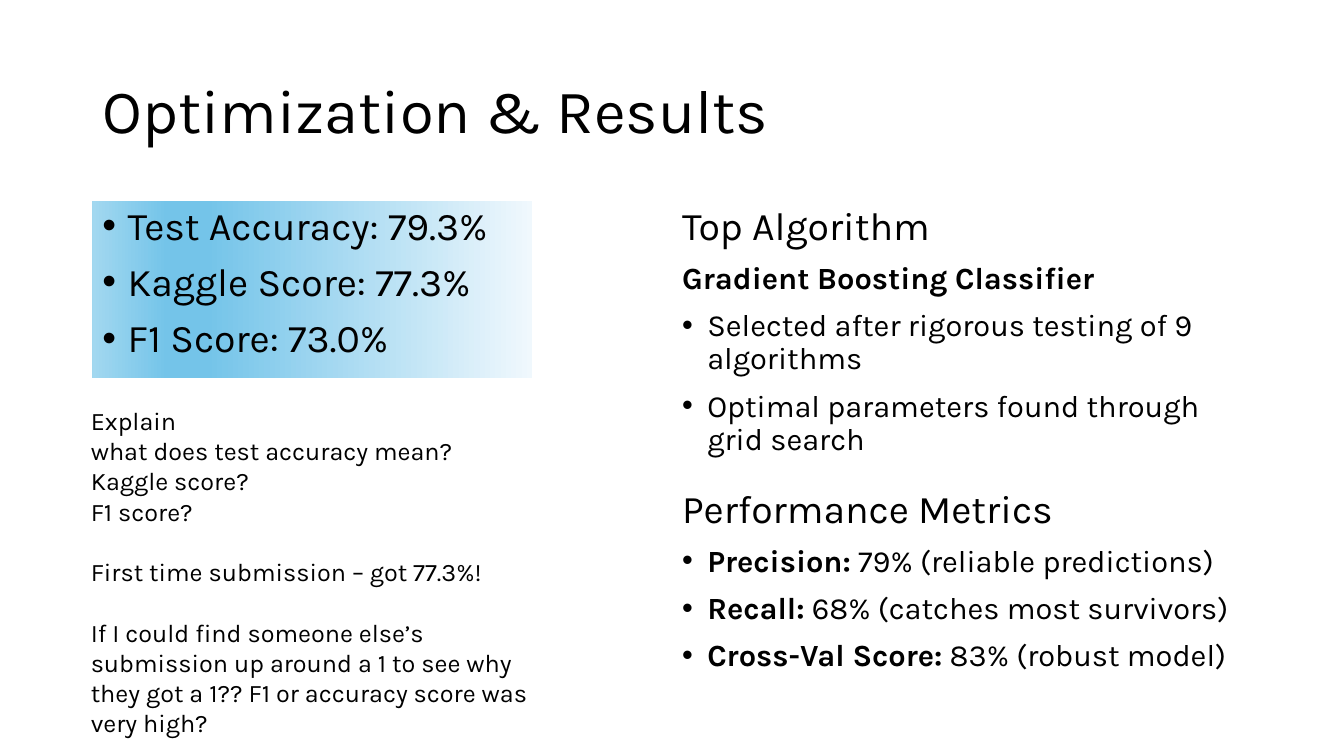
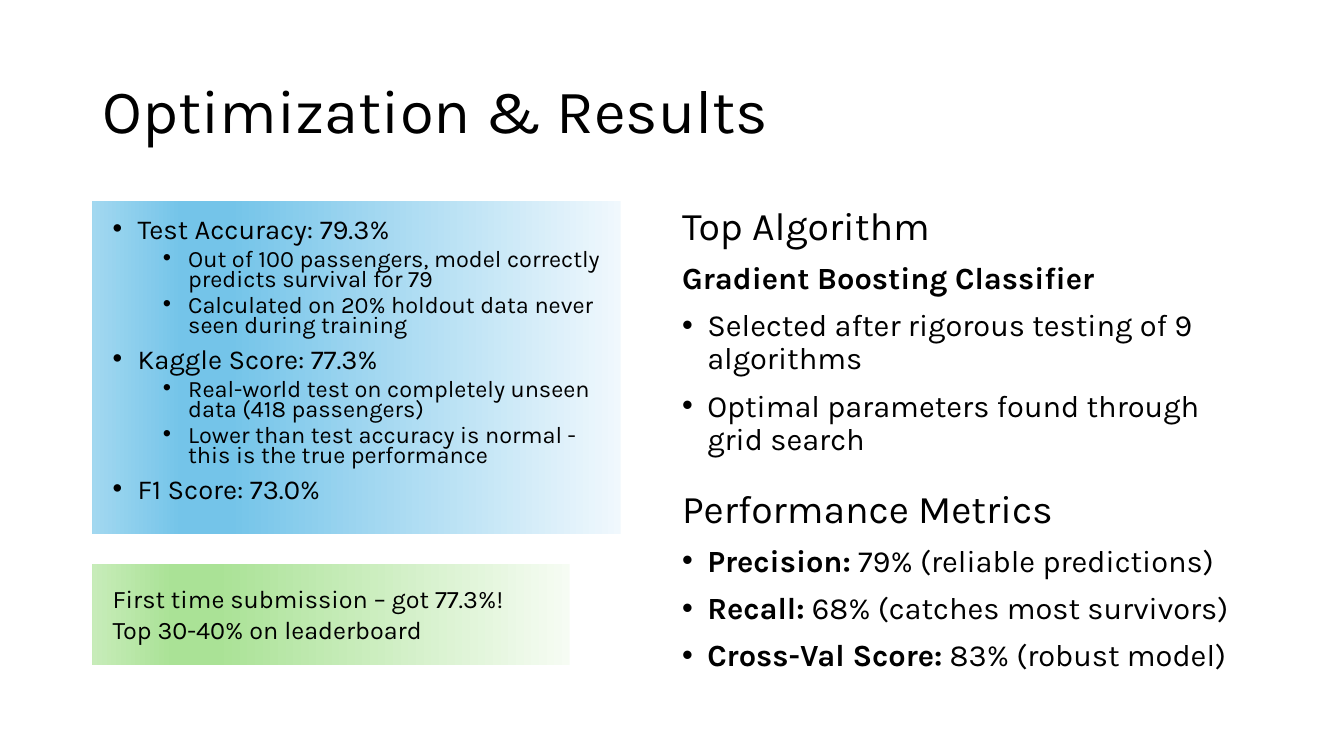
Before and after one commit to angelacyu/titanic-kaggle-challenge, a slide deck: slide 5 of Predicting Survival- Machine Learning Insights from the Titanic Disaster.pptx (slide 4 before the commit). Drawn at 1344x756 pixels with LibreOffice and Linux fonts; fonts in the diff are those of the drawing. Boxes give left, top, right and bottom in pixels: in the first picture for what was removed or moved away, otherwise in the second. Text is boxed around its words. In the diff, an @@ line names an element or a change of style, - is before the commit and + after.

```diff
--- a/Predicting Survival- Machine Learning Insights from the Titanic Disaster.pptx
+++ b/Predicting Survival- Machine Learning Insights from the Titanic Disaster.pptx
@@ text "Test Accuracy: 79.3%" resized from (x1=93, y1=202, x2=532, y2=378) to (x1=93, y1=202, x2=621, y2=534) @@
@@ text at (x1=138, y1=221, x2=390, y2=500): size 28 to 19.6 pt in "Test Accuracy: 79.3%", "Kaggle Score: 77.3%", "F1 Score: 73.0%"; line spacing 0.9 to 0.7 @@
@@ text at (x1=188, y1=251, x2=600, y2=339): paragraphs added @@
+  • Out of 100 passengers, model correctly predicts survival for 79
+  • Calculated on 20% holdout data never seen during training
@@ text at (x1=188, y1=381, x2=590, y2=469): paragraphs added @@
+  • Real-world test on completely unseen data (418 passengers)
+  • Lower than test accuracy is normal - this is the true performance
@@ text in rectangle at (x1=91, y1=412, x2=452, y2=522): paragraph removed @@
-Explain
-what does test accuracy mean?
-Kaggle score?
-F1 score?
@@ rectangle "First time submission – got ..." resized from (x1=91, y1=412, x2=527, y2=709) to (x1=93, y1=564, x2=571, y2=665) @@
@@ rectangle "First time submission – got ..." at (x1=93, y1=564, x2=571, y2=665): fill none to gradient #F6FCF3 to #AAE296 to #C7ECB9 @@
@@ text in rectangle at (x1=113, y1=621, x2=421, y2=645): text changed @@
-If I could find someone else’s submission up around a 1 to see why they got a 1?? F1 or accuracy score was very high?
+Top 30-40% on leaderboard
```
Also in this commit, not shown: 3 other slides changed, 1 slide added, 4 other files.
